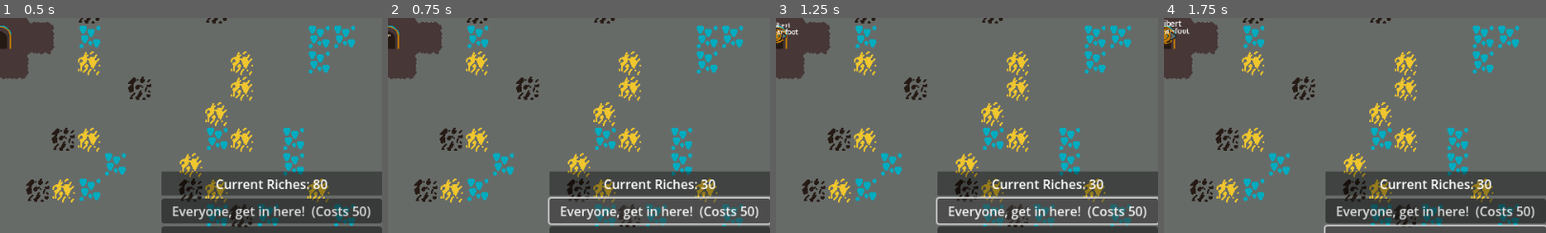
Above: before the commit, frames 1-4 (left to right).
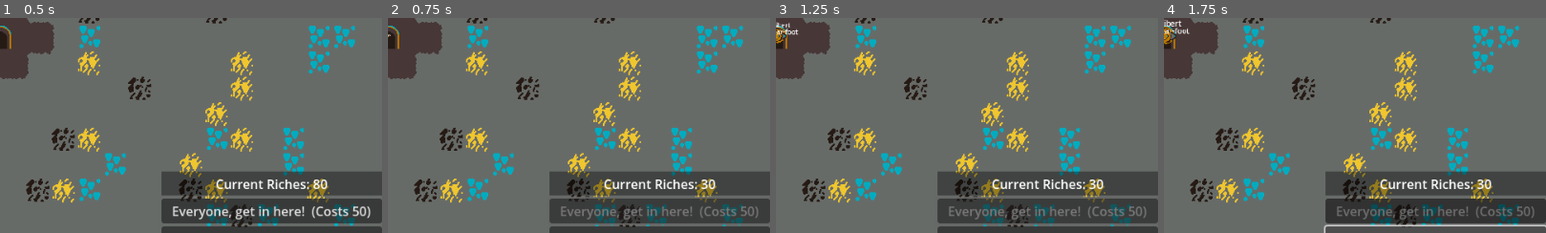
Above: after the commit, the same moments.

Repository: where-fore/dwarves
Game: Godot game, scene res://loose/main_game.tscn
Two runs of this game, one before a commit and one after it. Both use one fixed random seed, a clock stepped at 60 frames per second and the inputs below.
Inputs:
- Up to frame 1 (0.5 s): no input
- Up to frame 2 (0.75 s): click "Everyone, get in here! (Costs…" at 0.5 s
- Up to frame 3 (1.25 s): no input
- Up to frame 4 (1.75 s): click "Everyone, move faster! (Costs…" at 1.25 s
The pictures show only the part of the screen within x 50-100%, y 46-96%; the shares and areas given below are measured in that part.

Frame 1 is identical in both runs. In frame 2, 2.8% of the frame differs, in the area x 41-100%, y 83-97%; in frame 3, 2.8%; in frame 4, 1.2%.

Commit message:
can only spawn dwarves after current one enters

Diff:
--- a/project/autoload/debug_events.gd
+++ b/project/autoload/debug_events.gd
@@ -3,6 +3,7 @@
 @warning_ignore_start("unused_signal")
 signal dwarf_spawn_request
 signal dwarf_spawn_confirmed
+signal dwarf_spawn_completed
 signal dwarf_speed_increase_request
 signal dwarf_speed_increase_confirmed
 signal remove_tile_at(location:Vector2)
--- a/project/loose/dwarf.gd
+++ b/project/loose/dwarf.gd
@@ -98,6 +98,7 @@
 	tween.set_ease(Tween.EASE_OUT)
 	tween.tween_property(self, "scale", Vector2(1,1), spawn_in_animation_timer)
 	await tween.finished
+	DebugEvents.dwarf_spawn_completed.emit()
 	active = true
 
 func generate_name() -> void:
--- a/project/loose/dwarf_button.gd
+++ b/project/loose/dwarf_button.gd
@@ -1,4 +1,19 @@
 extends Button
 
+var allowed_to_spawn_dwarves:bool = true
+
+func _ready() -> void:
+	DebugEvents.dwarf_spawn_completed.connect(allow_to_spawn_dwarves)
+	DebugEvents.dwarf_spawn_confirmed.connect(disallow_to_spawn_dwarves)
+
 func _on_pressed() -> void:
-	DebugEvents.dwarf_spawn_request.emit()
+	if allowed_to_spawn_dwarves:
+		DebugEvents.dwarf_spawn_request.emit()
+
+func allow_to_spawn_dwarves() -> void:
+	allowed_to_spawn_dwarves = true
+	modulate = Color(1,1,1)
+
+func disallow_to_spawn_dwarves() -> void:
+	allowed_to_spawn_dwarves = false
+	modulate = Color(0.5,0.5,0.5)
